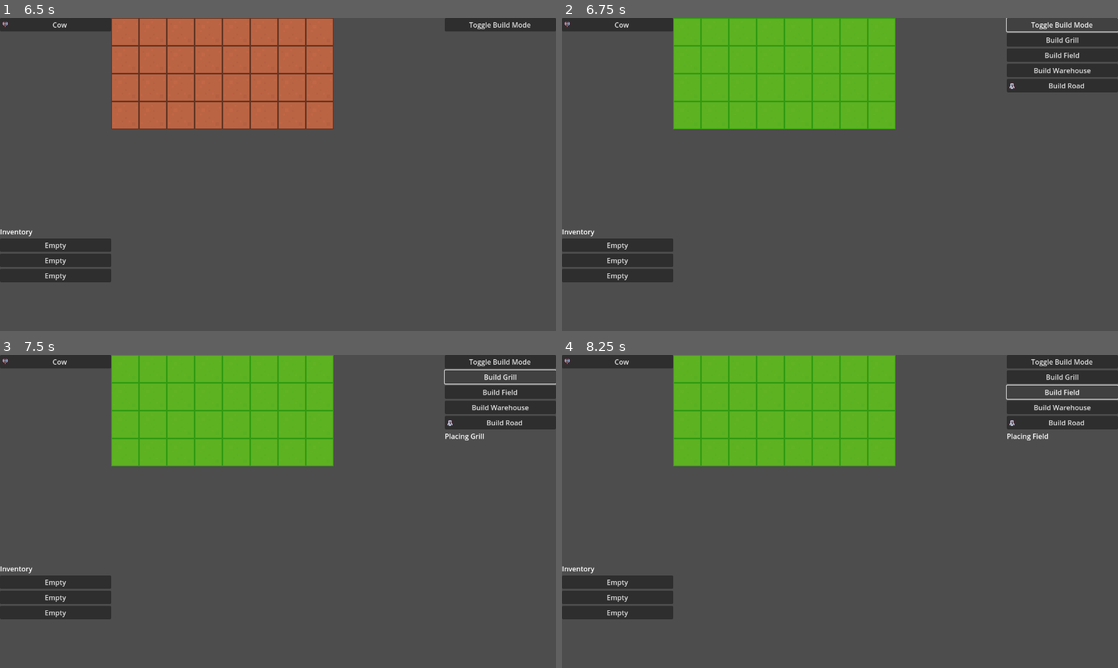
Above: before the commit, frames 1-4 (two rows, left to right).
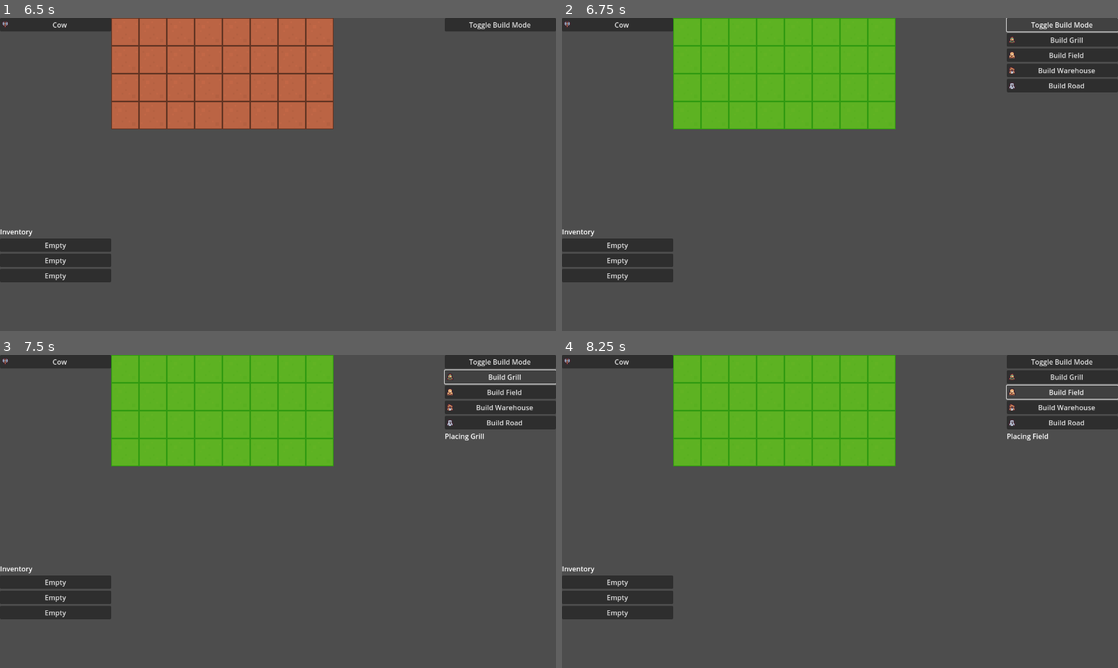
Above: after the commit, the same moments.

Repository: VincentBorchardt/RPJ-2024-Project
Game: Godot game, scene res://scenes/test/tile_test_scene.tscn
Same seed, same stepped clock (60 frames per second), same inputs: the game is played once before the commit and once after it. The project has no main scene, so this scene is started directly.
Inputs:
- Up to frame 1 (6.5 s): click "Cow" at 0.5 s; click "Empty" at 1.25 s; click "Cow" at 2 s; click "Empty" at 2.75 s; click "Cow" at 3.5 s; click "Empty" at 4.25 s; click "Cow" at 5 s; click "Trash" at 5.75 s
- Up to frame 2 (6.75 s): click "Toggle Build Mode" at 6.5 s
- Up to frame 3 (7.5 s): click "Build Grill" at 7.25 s
- Up to frame 4 (8.25 s): click "Build Field" at 8 s

Frame 1 is identical in both runs. In frame 2, 0.3% of the frame differs, in the area x 80-96%, y 6-18%; in frame 3, 0.3%, in the area x 80-96%, y 5-18%; in frame 4, 0.3%.

Commit message:
Conversion to file system Resources complete
Mostly bookkeeping here as I convert all my resources built in the various lists into Resources in the file system, along with related changes like changing buttons in the UI to PlaceableButtons, and even retrofitting the original test scene so it doesn't break! Next is either currency stuff or finishing workers.

Diff:
--- /dev/null
+++ b/resources/food/beef.tres
@@ -0,0 +1,13 @@
+[gd_resource type="Resource" script_class="Food" load_steps=4 format=3 uid="uid://b7esg16lydpb1"]
+
+[ext_resource type="Script" path="res://scripts/food.gd" id="1_j6uyn"]
+[ext_resource type="Texture2D" uid="uid://cckpg21oyr0r2" path="res://assets/sprites/test/tile_0104.png" id="1_lsc2t"]
+[ext_resource type="Resource" uid="uid://bow735rfmv3ec" path="res://resources/food/cow.tres" id="2_0f3om"]
+
+[resource]
+script = ExtResource("1_j6uyn")
+name = "Beef"
+base_price = 3
+time_to_complete = 5
+base_texture = ExtResource("1_lsc2t")
+components = [ExtResource("2_0f3om")]
--- /dev/null
+++ b/resources/food/bun.tres
@@ -0,0 +1,12 @@
+[gd_resource type="Resource" script_class="Food" load_steps=3 format=3 uid="uid://tmxeklqyxoqm"]
+
+[ext_resource type="Script" path="res://scripts/food.gd" id="1_3mfbj"]
+[ext_resource type="Texture2D" uid="uid://cpnapduq2s8sl" path="res://assets/sprites/test/tile_0096.png" id="1_ophee"]
+
+[resource]
+script = ExtResource("1_3mfbj")
+name = "Bun"
+base_price = 5
+time_to_complete = 10
+base_texture = ExtResource("1_ophee")
+components = Array[ExtResource("1_3mfbj")]([])
--- /dev/null
+++ b/resources/food/cow.tres
@@ -0,0 +1,12 @@
+[gd_resource type="Resource" script_class="Food" load_steps=3 format=3 uid="uid://bow735rfmv3ec"]
+
+[ext_resource type="Script" path="res://scripts/food.gd" id="1_tga5x"]
+[ext_resource type="Texture2D" uid="uid://br5mc8aqmtjty" path="res://assets/sprites/test/tile_0118.png" id="1_xure7"]
+
+[resource]
+script = ExtResource("1_tga5x")
+name = "Cow"
+base_price = 1
+time_to_complete = 2
+base_texture = ExtResource("1_xure7")
+components = []
--- /dev/null
+++ b/resources/food/hamburger.tres
@@ -0,0 +1,14 @@
+[gd_resource type="Resource" script_class="Food" load_steps=5 format=3 uid="uid://3782s0ecxmy6"]
+
+[ext_resource type="Script" path="res://scripts/food.gd" id="1_c7nqd"]
+[ext_resource type="Texture2D" uid="uid://c7gkfc30cqfxm" path="res://assets/sprites/test/tile_0108.png" id="1_s87fh"]
+[ext_resource type="Resource" uid="uid://b7esg16lydpb1" path="res://resources/food/beef.tres" id="2_yl7hg"]
+[ext_resource type="Resource" uid="uid://tmxeklqyxoqm" path="res://resources/food/bun.tres" id="3_7jqa2"]
+
+[resource]
+script = ExtResource("1_c7nqd")
+name = "Hamburger"
+base_price = 10
+time_to_complete = 5
+base_texture = ExtResource("1_s87fh")
+components = Array[ExtResource("1_c7nqd")]([ExtResource("2_yl7hg"), ExtResource("3_7jqa2")])
--- /dev/null
+++ b/resources/placeable/field.tres
@@ -0,0 +1,11 @@
+[gd_resource type="Resource" script_class="PrepBuilding" load_steps=4 format=3 uid="uid://ejv8gpwu7j5y"]
+
+[ext_resource type="Texture2D" uid="uid://dw8tyakkv3she" path="res://assets/sprites/test/tile_0109.png" id="1_eq4w2"]
+[ext_resource type="Script" path="res://scripts/prep_building.gd" id="1_v48vq"]
+[ext_resource type="Resource" uid="uid://b7esg16lydpb1" path="res://resources/food/beef.tres" id="2_ni4ib"]
+
+[resource]
+script = ExtResource("1_v48vq")
+food_preparable = Array[Resource("res://scripts/food.gd")]([ExtResource("2_ni4ib")])
+placeable_name = "Field"
+base_texture = ExtResource("1_eq4w2")
--- /dev/null
+++ b/resources/placeable/grill.tres
@@ -0,0 +1,11 @@
+[gd_resource type="Resource" script_class="PrepBuilding" load_steps=4 format=3 uid="uid://fcp8hphhpdlr"]
+
+[ext_resource type="Script" path="res://scripts/prep_building.gd" id="1_h0g56"]
+[ext_resource type="Texture2D" uid="uid://skvxjexspqtx" path="res://assets/sprites/test/tile_0112.png" id="1_kw1rs"]
+[ext_resource type="Resource" uid="uid://3782s0ecxmy6" path="res://resources/food/hamburger.tres" id="2_iuyvk"]
+
+[resource]
+script = ExtResource("1_h0g56")
+food_preparable = Array[Resource("res://scripts/food.gd")]([ExtResource("2_iuyvk")])
+placeable_name = "Grill"
+base_texture = ExtResource("1_kw1rs")
--- /dev/null
+++ b/resources/placeable/warehouse.tres
@@ -0,0 +1,12 @@
+[gd_resource type="Resource" script_class="StorageBuilding" load_steps=4 format=3 uid="uid://c37unjfqlf04h"]
+
+[ext_resource type="Texture2D" uid="uid://da8bmk17hhg7y" path="res://assets/sprites/test/tile_0111.png" id="1_p4qjt"]
+[ext_resource type="Script" path="res://scripts/storage_building.gd" id="1_tcbj0"]
+[ext_resource type="Resource" uid="uid://tmxeklqyxoqm" path="res://resources/food/bun.tres" id="2_msvy1"]
+
+[resource]
+script = ExtResource("1_tcbj0")
+food_stored = [ExtResource("2_msvy1")]
+producer = true
+placeable_name = "Warehouse"
+base_texture = ExtResource("1_p4qjt")
--- a/scenes/test/tile_test_ui.tscn
+++ b/scenes/test/tile_test_ui.tscn
@@ -1,9 +1,13 @@
-[gd_scene load_steps=5 format=3 uid="uid://rq3efqdy66xw"]
+[gd_scene load_steps=9 format=3 uid="uid://rq3efqdy66xw"]
 
 [ext_resource type="Script" path="res://scripts/test/tile_test_ui.gd" id="1_q1e2d"]
 [ext_resource type="PackedScene" uid="uid://b44j75qn2rokx" path="res://scenes/food_button.tscn" id="2_470cb"]
+[ext_resource type="Resource" uid="uid://bow735rfmv3ec" path="res://resources/food/cow.tres" id="3_2xh7s"]
 [ext_resource type="Script" path="res://scripts/placeable_button.gd" id="3_gbu8b"]
 [ext_resource type="Resource" uid="uid://6kpy82vxwyb0" path="res://resources/placeable/road.tres" id="4_qjs1w"]
+[ext_resource type="Resource" uid="uid://fcp8hphhpdlr" path="res://resources/placeable/grill.tres" id="4_wq4ng"]
+[ext_resource type="Resource" uid="uid://ejv8gpwu7j5y" path="res://resources/placeable/field.tres" id="5_orbvy"]
+[ext_resource type="Resource" uid="uid://c37unjfqlf04h" path="res://resources/placeable/warehouse.tres" id="6_bl3hl"]
 
 [node name="TileTestUI" type="Control"]
 layout_mode = 3
@@ -21,6 +25,8 @@
 
 [node name="CowButton" parent="FoodBox" instance=ExtResource("2_470cb")]
 layout_mode = 2
+text = "Cow"
+attached_food = ExtResource("3_2xh7s")
 
 [node name="InventoryBox" type="VBoxContainer" parent="."]
 layout_mode = 0
@@ -74,14 +80,20 @@
 [node name="BuildGrillButton" type="Button" parent="BuildBox/BuildButtonBox"]
 layout_mode = 2
 text = "Build Grill"
+script = ExtResource("3_gbu8b")
+attached_placeable = ExtResource("4_wq4ng")
 
 [node name="BuildFieldButton" type="Button" parent="BuildBox/BuildButtonBox"]
 layout_mode = 2
 text = "Build Field"
+script = ExtResource("3_gbu8b")
+attached_placeable = ExtResource("5_orbvy")
 
 [node name="BuildWarehouseButton" type="Button" parent="BuildBox/BuildButtonBox"]
 layout_mode = 2
 text = "Build Warehouse"
+script = ExtResource("3_gbu8b")
+attached_placeable = ExtResource("6_bl3hl")
 
 [node name="BuildRoadButton" type="Button" parent="BuildBox/BuildButtonBox"]
 layout_mode = 2
@@ -125,7 +137,8 @@
 [connection signal="pressed" from="InventoryBox/TrashButton" to="." method="_on_trash_button_pressed"]
 [connection signal="pressed" from="BuildBox/BuildModeButton" to="." method="_on_build_mode_button_pressed"]
 [connection signal="pressed" from="BuildBox/BuildButtonBox/BuildGrillButton" to="." method="_on_build_grill_button_pressed"]
-[connection signal="pressed" from="BuildBox/BuildButtonBox/BuildFieldButton" to="." method="_on_build_field_button_pressed"]
-[connection signal="pressed" from="BuildBox/BuildButtonBox/BuildWarehouseButton" to="." method="_on_build_warehouse_button_pressed"]
+[connection signal="pressed_with_placeable" from="BuildBox/BuildButtonBox/BuildGrillButton" to="." method="_on_build_button_pressed"]
+[connection signal="pressed_with_placeable" from="BuildBox/BuildButtonBox/BuildFieldButton" to="." method="_on_build_button_pressed"]
+[connection signal="pressed_with_placeable" from="BuildBox/BuildButtonBox/BuildWarehouseButton" to="." method="_on_build_button_pressed"]
 [connection signal="pressed_with_placeable" from="BuildBox/BuildButtonBox/BuildRoadButton" to="." method="_on_build_button_pressed"]
 [connection signal="pressed_with_placeable" from="PlaceableBox/PrepBox/PrepButton" to="." method="_on_placeable_button_pressed"]
--- a/scripts/building_list.gd
+++ b/scripts/building_list.gd
@@ -13,22 +13,5 @@
 signal open_tile(tile)
 signal block_tile(tile)
 
-var grill : PrepBuilding
-var warehouse : StorageBuilding
-var field : PrepBuilding
-var road : Road
-
-# Called when the node enters the scene tree for the first time.
 func _ready():
-	# TODO This should probably be a generic grill so multiple can be placed,
-	# not sure if I need to do that or how to do that, check later
-	grill = PrepBuilding.new("Grill", [FoodList.hamburger],
-		preload("res://assets/sprites/test/tile_0112.png")
-	)
-	warehouse = StorageBuilding.new("Warehouse", [FoodList.bun],
-		preload("res://assets/sprites/test/tile_0111.png"), true
-	)
-	field = PrepBuilding.new("Field", [FoodList.beef],
-		preload("res://assets/sprites/test/tile_0109.png")
-	)
-	#road = Road.new("Road", preload("res://assets/sprites/test/tile_0121.png"))
+	pass
--- a/scripts/food.gd
+++ b/scripts/food.gd
@@ -1,19 +1,19 @@
 
 class_name Food extends Resource
 
-var name : String = "Default Food"
-var base_price : int = 0
-var time_to_complete : int = 0
-var base_texture : Texture2D
-var components : Array = []
+@export var name : String = "Default Food"
+@export var base_price : int = 0
+@export var time_to_complete : int = 0
+@export var base_texture : Texture2D
+@export var components : Array[Food] = []
 
-func _init(label, price, time, texture1, parts):
-	print("making " + label)
-	name = label
-	base_price = price
-	time_to_complete = time
-	base_texture = texture1
-	components = parts
+#func _init(label, price, time, texture1, parts):
+	#print("making " + label)
+	#name = label
+	#base_price = price
+	#time_to_complete = time
+	#base_texture = texture1
+	#components = parts
 
 
 # Called when the node enters the scene tree for the first time.
--- a/scripts/food_button.gd
+++ b/scripts/food_button.gd
@@ -5,8 +5,11 @@
 @export var attached_food : Food = null:
 	set(food):
 		attached_food = food
-		text = food.name
-		icon = food.base_texture
+		if food != null:
+			if text == "":
+				text = food.name
+			if icon == null:
+				icon = food.base_texture
 
 func _pressed():
 	pressed_with_food.emit(attached_food)
--- a/scripts/food_list.gd
+++ b/scripts/food_list.gd
@@ -1,24 +1,4 @@
 extends Node
 
-var cow : Food
-var beef : Food
-var bun : Food
-var hamburger : Food
-
 func _ready():
-	cow = Food.new(
-		"Cow", 1, 2, preload("res://assets/sprites/test/tile_0118.png"),
-		[]
-	)
-	beef = Food.new(
-		"Beef", 3, 5, preload("res://assets/sprites/test/tile_0104.png"),
-		[cow]
-	)
-	bun = Food.new(
-		"Bun", 5, 10, preload("res://assets/sprites/test/tile_0096.png"),
-		[]
-	)
-	hamburger = Food.new(
-		"Hamburger", 10, 5, preload("res://assets/sprites/test/tile_0108.png"),
-		[beef, bun]
-	)
+	pass
--- a/scripts/placeable_button.gd
+++ b/scripts/placeable_button.gd
@@ -8,7 +8,7 @@
 		if (value != null):
 			if icon == null:
 				icon = value.base_texture
-			if text == null:
+			if text == "":
 				text = value.placeable_name
 
 func _pressed():
--- a/scripts/prep_building.gd
+++ b/scripts/prep_building.gd
@@ -1,17 +1,18 @@
 class_name PrepBuilding extends Placeable
 
 # TODO Why can't I type these arrays?
-@export var food_preparable : Array = []
+@export var food_preparable : Array[Food] = []
+
 var current_creation : Food = null
 var current_ingredients : Array = []
 
 var currently_prepping = false
 var food_ready = false
 
-func _init(label, makeable, picture):
-	placeable_name = label
-	food_preparable = makeable
-	base_texture = picture
+#func _init(label, makeable, picture):
+	#placeable_name = label
+	#food_preparable = makeable
+	#base_texture = picture
 
 func add_food(food):
 	# TODO this should check if the added food actually can make any of the food
--- a/scripts/storage_building.gd
+++ b/scripts/storage_building.gd
@@ -1,15 +1,15 @@
 class_name StorageBuilding extends Placeable
 
-var food_stored: Array = []
+@export var food_stored : Array[Food] = []
 # this is true if it makes stuff, false if it just stores stuff
 # non-producers are a decent way off though
-var producer = false
+@export var producer = true
 
-func _init(label, stored, picture, is_producer):
-	placeable_name = label
-	food_stored = stored
-	base_texture = picture
-	producer = is_producer
+#func _init(label, stored, picture, is_producer):
+	#placeable_name = label
+	#food_stored = stored
+	#base_texture = picture
+	#producer = is_producer
 
 func activate_placeable(tile):
 	if not Inventory.is_currently_holding_item():
--- a/scripts/test/test_scene.gd
+++ b/scripts/test/test_scene.gd
@@ -13,6 +13,7 @@
 @onready var field2_button = $FieldContainer/Field2
 @onready var field1_timer = $FieldContainer/Field1/Field1Timer
 
+var grill = preload("res://resources/placeable/grill.tres")
 
 func _ready():
 	BuildingList.prepare_food.connect(_on_building_list_prepare_food)
@@ -29,7 +30,7 @@
 
 # FIELD STUFF
 func _on_beef_button_pressed():
-	FieldList.field1.plant_field(FoodList.beef)
+	FieldList.field1.plant_field(preload("res://resources/food/beef.tres"))
 
 func _on_field_list_start_planting(food, field):
 	field1_button.text = food.name + " Growing"
@@ -56,7 +57,7 @@
 func _on_grill_place_button_pressed():
 	if Inventory.is_currently_holding_item():
 		var current = Inventory.take_current_item()
-		BuildingList.grill.add_food(current)
+		grill.add_food(current)
 
 func _on_building_list_ingredient_list_changed(ingredients, building):
 	if (not ingredients.is_empty()):
@@ -78,14 +79,14 @@
 	grill_timer.start(wait_time)
 
 func _on_grill_timer_timeout():
-	BuildingList.grill.timer_complete()
+	grill.timer_complete()
 
 func _on_building_list_food_prepared(food, building):
 	grill_results.text = food.name + " Complete"
 	grill_results.disabled = false
 
 func _on_grill_results_button_pressed():
-	BuildingList.grill.finish()
+	grill.finish()
 
 func _on_building_list_finish_creation(food, building):
 	grill_results.disabled = true
@@ -97,7 +98,7 @@
 	# problem is that some like fields do other things
 	print("bun button pressed")
 	if not Inventory.is_currently_holding_item():
-		Inventory.set_current_item(FoodList.bun)
+		Inventory.set_current_item(preload("res://resources/food/bun.tres"))
 
 func _on_inventory_0_pressed():
 	Inventory.take_item_from_slot(0)
--- a/scripts/test/tile_test_ui.gd
+++ b/scripts/test/tile_test_ui.gd
@@ -22,8 +22,7 @@
 
 
 func _ready():
-	print(road_button.text)
-	cow_button.attached_food = FoodList.cow
+	#cow_button.attached_food = FoodList.cow
 
 	Inventory.current_item_changed.connect(_on_inventory_current_item_changed)
 	Inventory.inventory_slot_changed.connect(_on_inventory_inventory_slot_changed)
@@ -100,15 +99,6 @@
 	print(placeable.placeable_name)
 	BuildMode.select_placeable(placeable)
 
-func _on_build_grill_button_pressed():
-	BuildMode.select_placeable(BuildingList.grill)
-
-func _on_build_field_button_pressed():
-	BuildMode.select_placeable(BuildingList.field)
-
-func _on_build_warehouse_button_pressed():
-	BuildMode.select_placeable(BuildingList.warehouse)
-
 func _on_build_mode_selection_updated(placeable):
 	if placeable == null:
 		current_placeable_label.visible = false
